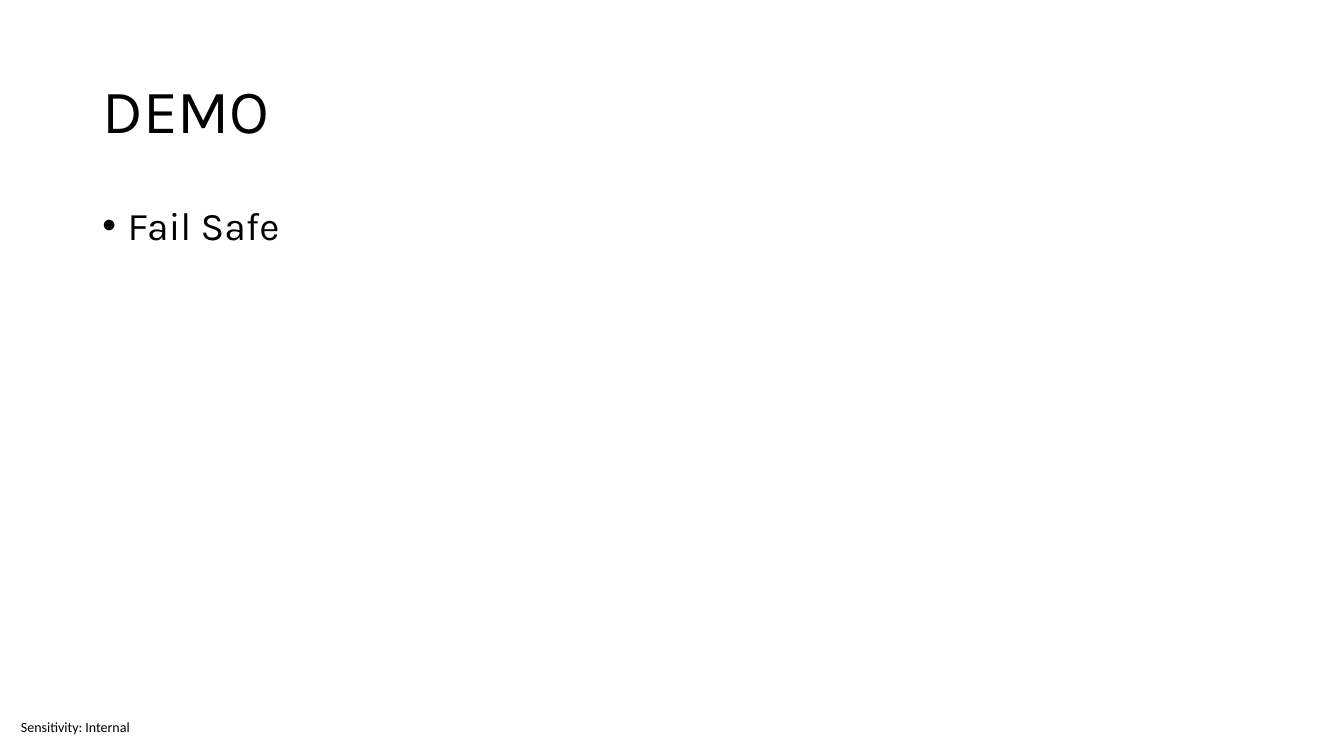
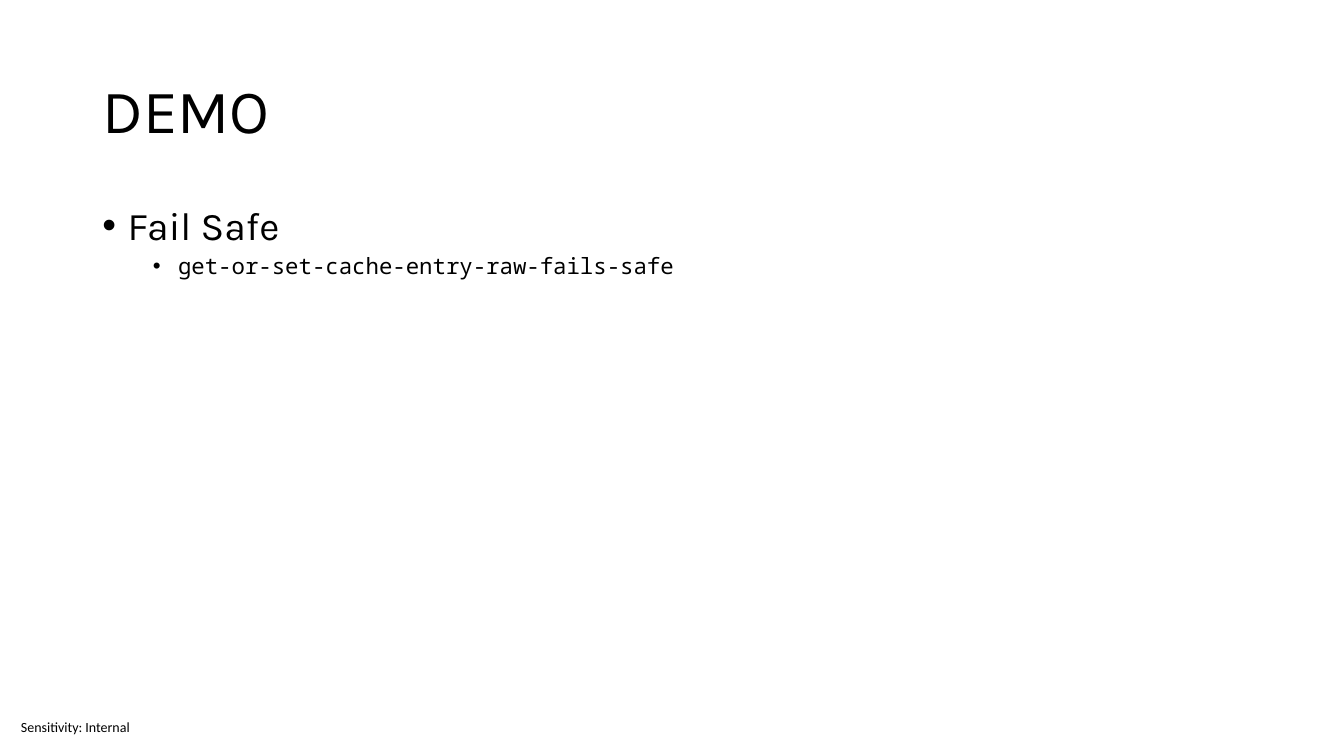
Before and after one commit to sabbadino/cache-like-a-pro-fusion-cache, a slide deck: slide 32 of cache-like-a-pro.pptx (slide 31 before the commit). Drawn at 1344x756 pixels with LibreOffice and Linux fonts; fonts in the diff are those of the drawing. Boxes give left, top, right and bottom in pixels: in the first picture for what was removed or moved away, otherwise in the second. Text is boxed around its words. In the diff, an @@ line names an element or a change of style, - is before the commit and + after.

```diff
--- a/cache-like-a-pro.pptx
+++ b/cache-like-a-pro.pptx
@@ text at (178, 257, 674, 280): paragraph added @@
+  • get-or-set-cache-entry-raw-fails-safe
```
Also in this commit, not shown: 13 other slides changed, 1 slide added, 23 other files.
